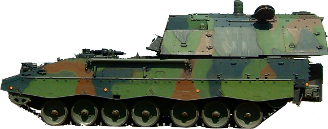
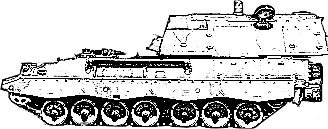
Revision of a layered w=328, h=129 image; what changed, layer by layer:
added layer "Drawing" above "Artillerie2.png #1" over [0, 0, 328, 129]
hid "Artillerie2.png #1" over [0, 0, 328, 129]
